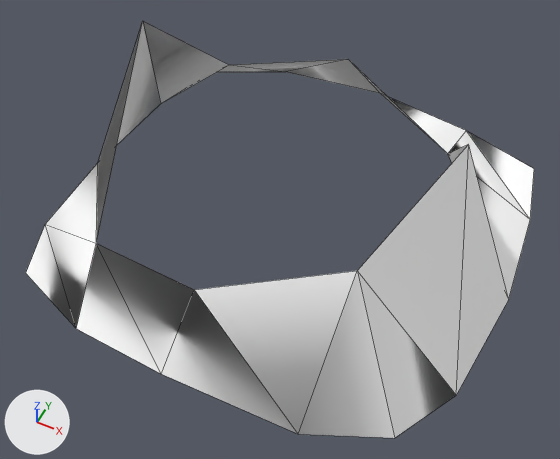
The OBJ model Assets/Art/Nova1492/GXConverted/Models/Effects/CombatEffects/datan_common_freeze_1a284273.obj: old version first, new version second.
Camera for both pictures: a 50 mm lens placed at (1.41, -2.83, 3.51), pointed at (0.12, -0.25, 0.28). The axes (+X, +Y, +Z) are drawn at lower left. The lights are the same throughout. The picture after the commit comes second. Mesh edges are drawn as thin lines. Where no turn or scale is listed for an object, it has been applied to the vertices. Vertices at exactly the same position are counted once.

Script lines for the objects in view, before the commit:
```python
me_datan_common_freeze_1a284273 = bpy.data.meshes.new('datan_common_freeze_1a284273')
me_datan_common_freeze_1a284273.from_pydata(...)  # 24 vertices, 24 faces; spans x -1.32..1.39, y -1.2..1.47, z 0.0..1.26
me_datan_common_freeze_1a284273.materials.append(mat_datan_common_freeze_1a284273)  # white #ffffff
# before: 0 (-0.66, -1.16, 0.0) at pixel (76, 328), 1 (-1.15, -0.98, 0.0) at pixel (25, 273), 2 (-1.29, -0.62, 0.0) at pixel (45, 224), 3 (-0.09, -1.2, 0.0) at pixel (161, 374), 4 (-0.76, -0.77, 0.25) at pixel (96, 243)
# before: 6 (-0.06, -0.86, 0.34) at pixel (194, 289)
ob_datan_common_freeze_1a284273 = bpy.data.objects.new('datan_common_freeze_1a284273', me_datan_common_freeze_1a284273)
ob_datan_common_freeze_1a284273.location = (0.0, 0.0, 0.0)
```
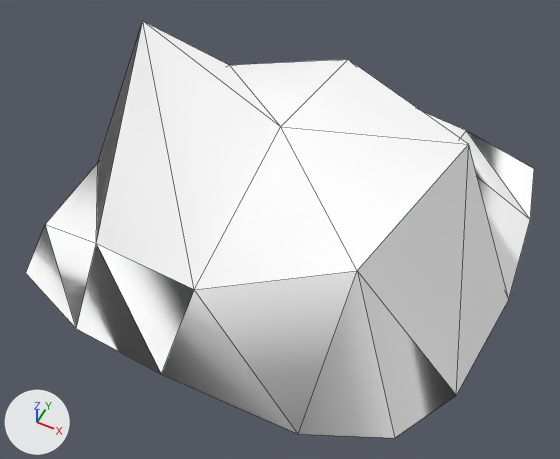
What changed in the scene script:
```text
Change me_datan_common_freeze_1a284273:
    where me_datan_common_freeze_1a284273.from_pydata(...)  # 24 vertices, 24 faces; spans x -1.32..1.39, y -1.2..1.47, z 0.0..1.26
    used by ob_datan_common_freeze_1a284273; location = (0.0, 0.0, 0.0)
    verts and faces of me_datan_common_freeze_1a284273; kept vertices keep their numbers, new ones are numbered from 24
    me_datan_common_freeze_1a284273 part 1
    add delete_faces([(3, 4, 6), (0, 2, 1)])
    add faces += [(0, 1, 2), (3, 6, 4)]
Add me_datan_common_freeze_1a284273_mesh00:
    me_datan_common_freeze_1a284273_mesh00.from_pydata([(-0.76, -0.77, 0.25), (-0.06, -0.86, 0.34), (-0.76, -0.06, 1.26), (0.76, -0.77, 0.85), (0.0, 0.0, 0.79), (-0.76, 0.77, 0.44), (0.97, 0.06, 1.01), (0.76, 0.77, 0.28), (0.06, 0.77, 0.75)], [], [(0, 1, 2), (3, 4, 1), (4, 5, 2), (4, 2, 1), (6, 7, 8), (5, 4, 8), (4, 3, 6), (4, 6, 8)])
    me_datan_common_freeze_1a284273_mesh00.materials.append(mat_datan_common_freeze_1a284273)  # white #ffffff
Add ob_datan_common_freeze_1a284273_mesh00:
    ob_datan_common_freeze_1a284273_mesh00 = bpy.data.objects.new('datan_common_freeze_1a284273_mesh00', me_datan_common_freeze_1a284273_mesh00)
    ob_datan_common_freeze_1a284273_mesh00.location = (0.0, 0.0, 0.0)
```

Boxes [x1, y1, x2, y2] around the edits, measured in the pictures (560 x 459 px; the box of a moved part takes in the faces that stretch with it):
'datan_common_freeze_1a284273_mesh00', added: after [96, 21, 469, 290]
part 1 of me_datan_common_freeze_1a284273, moved or reshaped: [26, 225, 194, 374] in both
